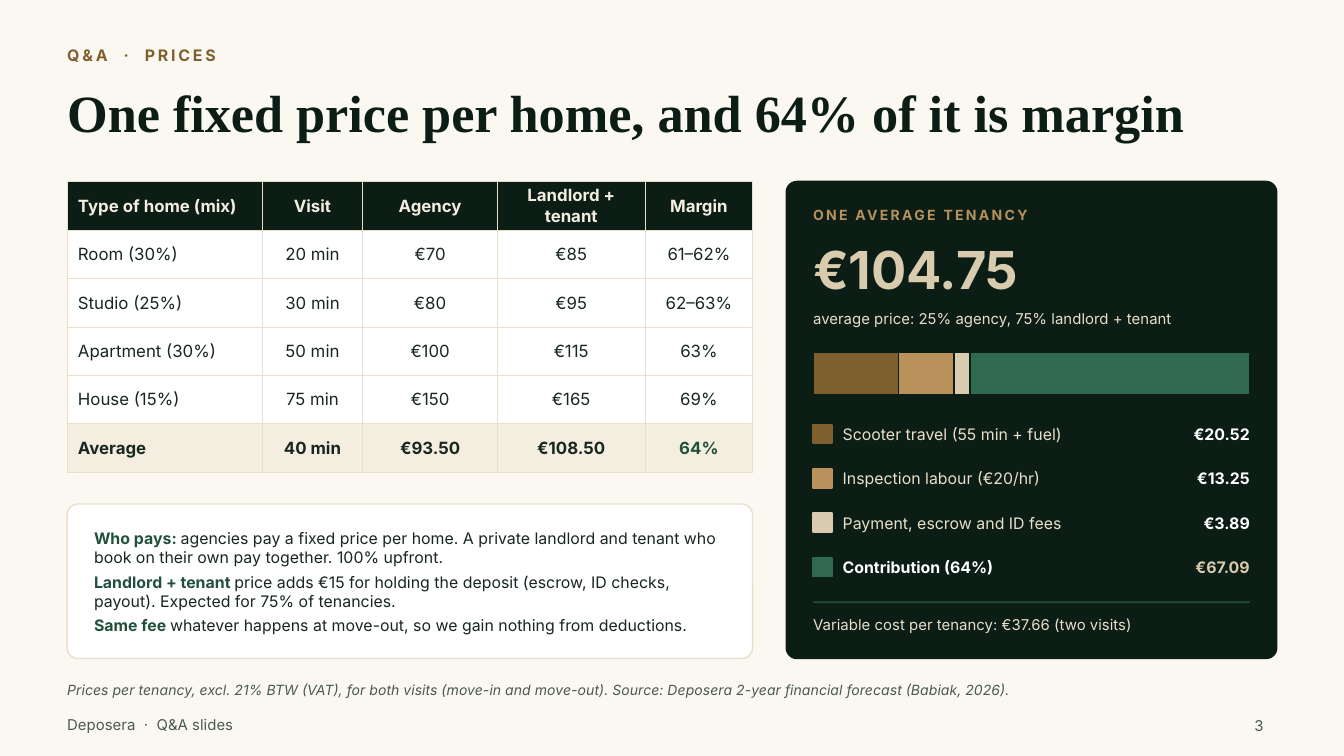
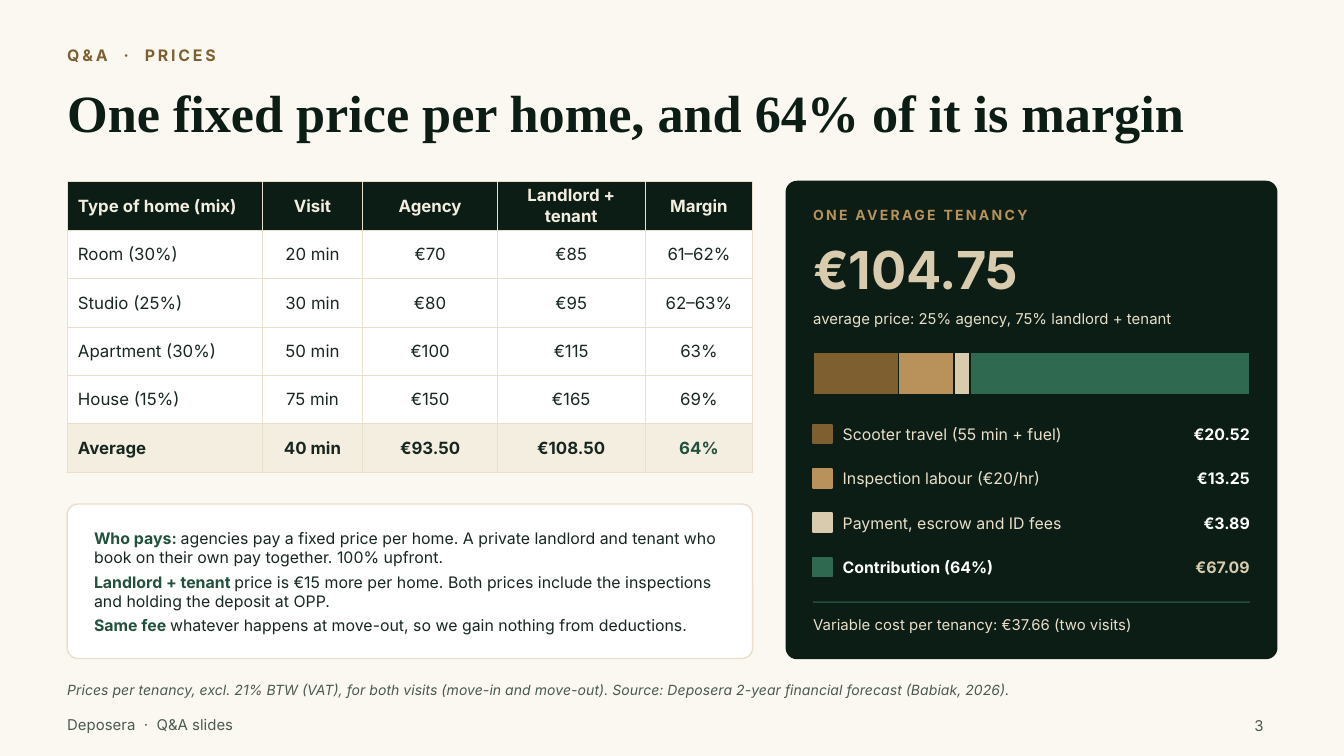
Before and after one commit to francis823/Deposera, a slide deck: slide 3 of booth/qa-slides/Deposera-QA-slides.pptx. Drawn at 1344x756 pixels with LibreOffice and Linux fonts; fonts in the diff are those of the drawing; background and template pictures are left out. Boxes give left, top, right and bottom in pixels: in the first picture for what was removed or moved away, otherwise in the second. Text is boxed around its words. In the diff, an @@ line names an element or a change of style, - is before the commit and + after.

```diff
--- a/booth/qa-slides/Deposera-QA-slides.pptx
+++ b/booth/qa-slides/Deposera-QA-slides.pptx
@@ text at [94, 576, 711, 611]: text changed @@
-Landlord + tenant price adds €15 for holding the deposit (escrow, ID checks, payout). Expected for 75% of tenancies.
+Landlord + tenant price is €15 more per home. Both prices include the inspections and holding the deposit at OPP.
```
Also in this commit, not shown: 1 other slide changed, 7 other files.
